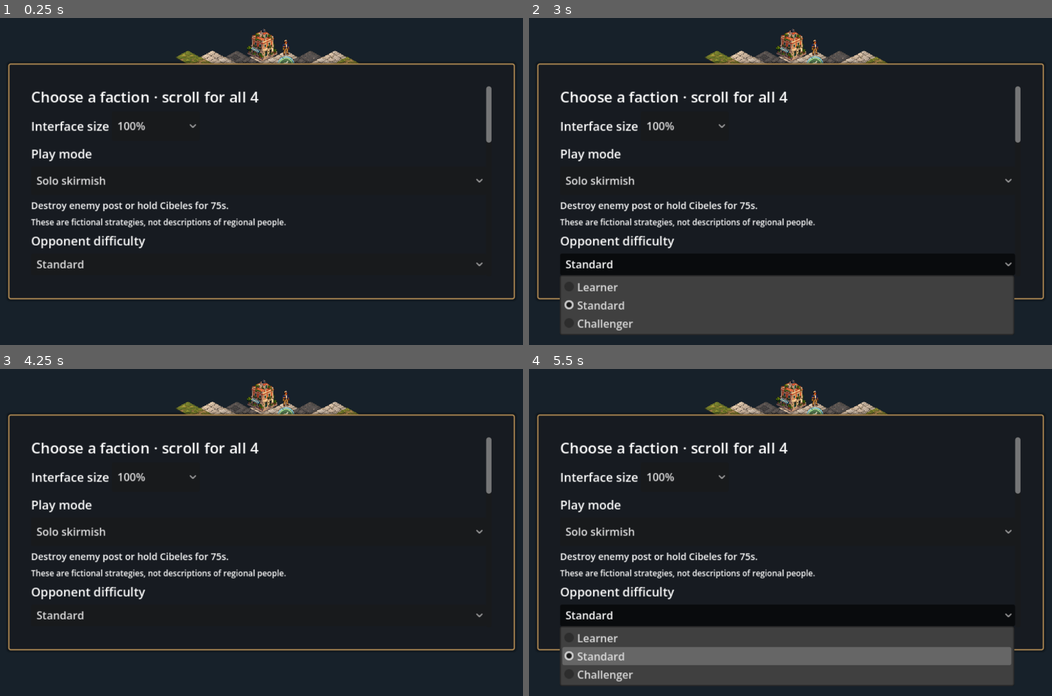
Above: before the commit, frames 1-4 (two rows, left to right).
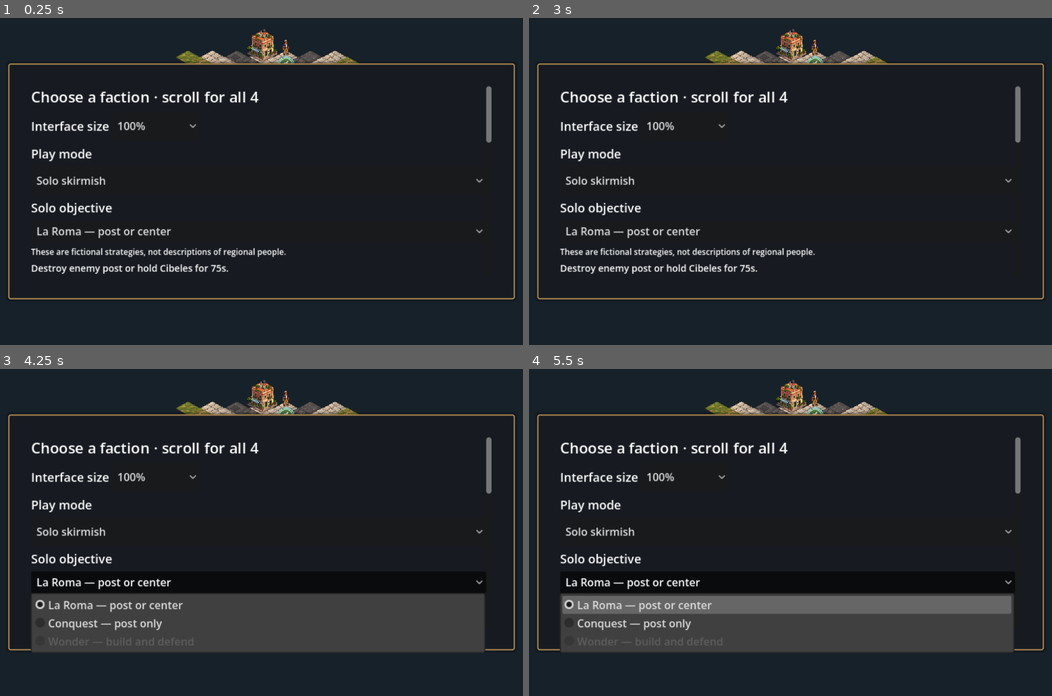
Above: after the commit, the same moments.

Repository: danybgoode/aomx
Game: Godot game, scene res://skirmish_main.tscn
Same seed, same stepped clock (60 frames per second), same inputs: the game is played once before the commit and once after it.
Inputs (mouse positions are in pixels of both pictures, inside the frame that each line leads up to):
- Up to frame 1 (0.25 s): no input
- Up to frame 2 (3 s): click "Solo skirmish" at 0.5 s; click "Solo skirmish" at 1.25 s; click "100%" at 2 s; click "Standard" at 2.75 s
- Up to frame 3 (4.25 s): click (256, 581) at 3.5 s, where only the run after the commit has a clickable "La Roma — post or center"
- Up to frame 4 (5.5 s): click (785, 679) at 4.25 s, where only the run before the commit has a clickable "La Roma — Roma Norte / Cibeles"; tap Enter at 5 s; move the mouse to (905, 516) at 5.02 s; hold Right from 5.03 s (still down); tap P at 5.1 s; click (905, 516) at 5.17 s; tap Space at 5.27 s

The runs differ from the first frame. In frame 1, 3.2% of the frame differs, in the area x 5-93%, y 56-79%; in frame 2, 18%; in frame 3, 17%; in frame 4, 21%, in the area x 5-93%, y 56-97%.

Commit message:
S1.2 Resolve objective review findings

Diff:
--- a/game/skirmish.gd
+++ b/game/skirmish.gd
@@ -1306,7 +1306,7 @@
 	for enemy in observed:
 		if enemy.kind == "command_post":
 			human_post = enemy.id
-		if enemy.kind in COMBAT_KINDS and _in_district(enemy.pos):
+		if objective_id == "la_roma" and enemy.kind in COMBAT_KINDS and _in_district(enemy.pos):
 			human_district = enemy.id
 	var own_post := _find(side, "command_post")
 	var nearby_threat := -1
@@ -1315,7 +1315,7 @@
 			if enemy.kind in COMBAT_KINDS and _distance(enemy.pos, entities[own_post].pos) <= 6:
 				nearby_threat = enemy.id
 				break
-	if tick_number < int(profile.district_tick) or age_index[side] < 3:
+	if tick_number < int(profile.attack_tick if objective_id == "conquest" else profile.district_tick) or age_index[side] < (2 if objective_id == "conquest" else 3):
 		var early_target := human_district if human_district != -1 else nearby_threat
 		if early_target != -1:
 			for id in ids:
@@ -1332,7 +1332,7 @@
 			if unit.job != "attack" or unit.target_id != defense_target:
 				if issue(side, "attack", id, defense_target).ok:
 					ai_plan = "defend"
-		elif tick_number >= int(profile.attack_tick) and (not _in_district(unit.pos) or _other_computer_fighter_in_district(id)):
+		elif tick_number >= int(profile.attack_tick) and (objective_id == "conquest" or not _in_district(unit.pos) or _other_computer_fighter_in_district(id)):
 			if human_post != -1:
 				if unit.job != "attack" or unit.target_id != human_post:
 					if issue(side, "attack", id, human_post).ok:
@@ -1345,7 +1345,7 @@
 				var approach := search_pos + Vector2i(2, 2)
 				if _ai_issue_waypoint(id, approach):
 					ai_plan = "search"
-		elif unit.job == "idle" and not _in_district(unit.pos):
+		elif objective_id == "la_roma" and unit.job == "idle" and not _in_district(unit.pos):
 			if issue(side, "move", id, _point(content.map.ai_district_target)).ok:
 				ai_plan = "district"
 
--- a/game/skirmish_main.gd
+++ b/game/skirmish_main.gd
@@ -517,8 +517,10 @@
 	column.add_child(setup_campaign_note)
 	column.move_child(mode_label, 2)
 	column.move_child(setup_mode, 3)
-	column.move_child(setup_mission, 4)
-	column.move_child(setup_campaign_note, 5)
+	column.move_child(setup_objective_label, 4)
+	column.move_child(setup_objective, 5)
+	column.move_child(setup_mission, 6)
+	column.move_child(setup_campaign_note, 7)
 	_refresh_campaign_setup()
 	var opponent_label := Label.new()
 	opponent_label.text = "Opponent faction"
@@ -727,9 +729,9 @@
 	_layout_setup()
 
 func _choose_objective(index: int) -> void:
-	if index < 0 or index > 1:
-		return
-	selected_objective = ["la_roma", "conquest"][index]
+	if index < 0 or index >= Skirmish.OBJECTIVE_IDS.size() or setup_objective.is_item_disabled(index):
+		return
+	selected_objective = Skirmish.OBJECTIVE_IDS[index]
 	setup_objective.select(index)
 	_layout_setup()
 
@@ -1984,6 +1986,8 @@
 		ui.show_result(sim.mission_result, "Mission complete" if sim.mission_result == "win" else "Mission failed")
 	elif sim.result != "":
 		ui.show_result(sim.result, sim.result_reason)
+		if sim.objective_id == "conquest":
+			ui.result_reason.text = "Conquest • " + ui.result_reason.text
 		ui.show_notice("%s • %s" % [sim.result.to_upper(), sim.result_reason.replace("_", " ")], true)
 	else:
 		ui.show_result("", "")
--- a/game/skirmish_persistence.gd
+++ b/game/skirmish_persistence.gd
@@ -180,7 +180,10 @@
 static func _validate_state(s: Dictionary, content: Dictionary, hash: String) -> Dictionary:
 	if s.get("state_schema_version") != Skirmish.STATE_SCHEMA_VERSION or s.get("content_version") != content.content_id or s.get("content_hash") != hash or s.get("map_id") != content.map_id:
 		return _bad("state_version_mismatch")
-	if s.get("objective_id", "la_roma") not in Skirmish.OBJECTIVE_IDS or s.get("objective_id", "la_roma") == "la_roma" and s.has("objective_id"):
+	if s.get("objective_id", "la_roma") not in Skirmish.OBJECTIVE_IDS:
+		return _bad("state_objective_invalid")
+	# The old default is encoded by absence so its snapshot and hash stay byte-for-byte stable.
+	if s.has("objective_id") and s.objective_id == "la_roma":
 		return _bad("state_objective_invalid")
 	if s.has("mission_id") and s.get("objective_id", "la_roma") != "la_roma":
 		return _bad("state_objective_invalid")
--- a/game/skirmish_replay.gd
+++ b/game/skirmish_replay.gd
@@ -37,7 +37,10 @@
 	var loaded: Dictionary = RulesContent.load_map(recording.map_id)
 	if not loaded.ok or recording.get("content_version") != loaded.data.content_id or recording.get("content_hash") != loaded.hash:
 		return _bad("content_version_mismatch", 0)
-	if recording.get("objective_id", "la_roma") not in Skirmish.OBJECTIVE_IDS or recording.get("objective_id", "la_roma") == "la_roma" and recording.has("objective_id"):
+	if recording.get("objective_id", "la_roma") not in Skirmish.OBJECTIVE_IDS:
+		return _bad("replay_objective_invalid", 0)
+	# An explicit legacy default would replay to a different canonical hash.
+	if recording.has("objective_id") and recording.objective_id == "la_roma":
 		return _bad("replay_objective_invalid", 0)
 	var selected_mission := str(recording.get("mission_id", ""))
 	if not selected_mission.is_empty():
--- a/game/tests/hud_capture.gd
+++ b/game/tests/hud_capture.gd
@@ -16,6 +16,9 @@
 	var client = Scene.instantiate()
 	client.outbox = Outbox.new("user://hud-capture-%d.json" % Time.get_ticks_usec())
 	root.add_child(client)
+	var objective := OS.get_environment("HUD_CAPTURE_OBJECTIVE")
+	if objective == "conquest":
+		client._choose_objective(1)
 	var ui_scale := OS.get_environment("HUD_CAPTURE_SCALE")
 	if ui_scale.is_valid_float():
 		client._set_ui_scale(float(ui_scale), false)
--- a/game/tests/objective_mode_test.gd
+++ b/game/tests/objective_mode_test.gd
@@ -29,8 +29,18 @@
 	conquest.entities[conquest._find(Skirmish.COMPUTER, "command_post")].hp = 0
 	conquest.tick()
 	check(conquest.result == "win" and conquest.result_reason == "command_post", "post remains Conquest finish")
+	var opponent = Skirmish.new(Skirmish.REGIOS, {}, 1, "standard", "la_roma", "", "", "conquest")
+	var fighter := opponent._add_entity(Skirmish.COMPUTER, "melee", Vector2i(11, 10))
+	opponent.age_index[Skirmish.COMPUTER] = 2
+	opponent.tick_number = Skirmish.AI_ATTACK_TICK - 1
+	opponent.tick()
+	check(opponent.ai_plan != "district" and opponent.entities[fighter].job != "idle",
+		"Conquest AI leaves the disabled center for a post assault")
 	var legacy = Skirmish.new()
 	check(not legacy.snapshot().has("objective_id"), "legacy snapshot has no new field")
+	var noncanonical := Save.capture(legacy, match_id)
+	noncanonical.state.objective_id = "la_roma"
+	check(Save.restore(noncanonical).reason == "state_objective_invalid", "explicit legacy default is rejected to preserve canonical hash")
 	if failed:
 		quit(1)
 	else:
